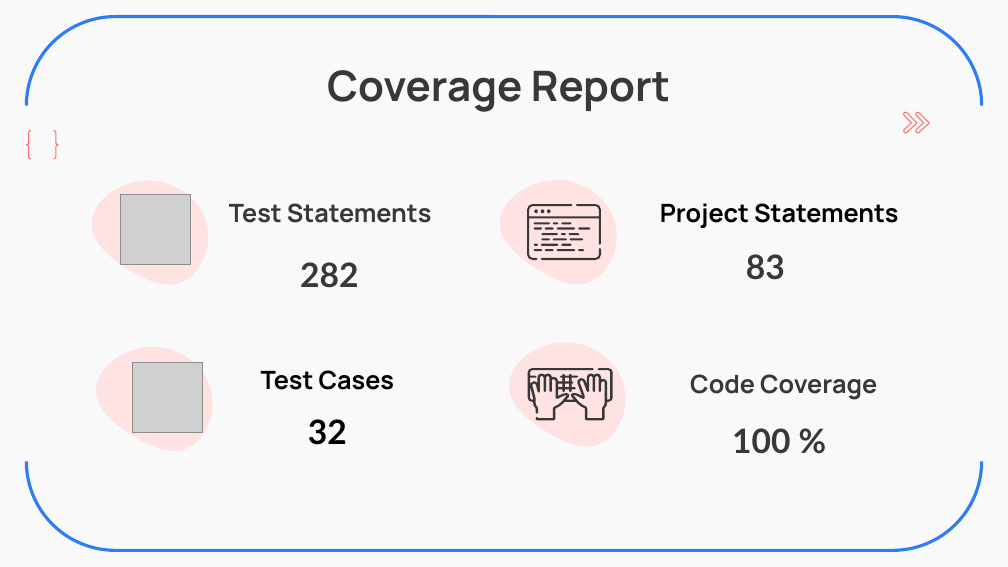
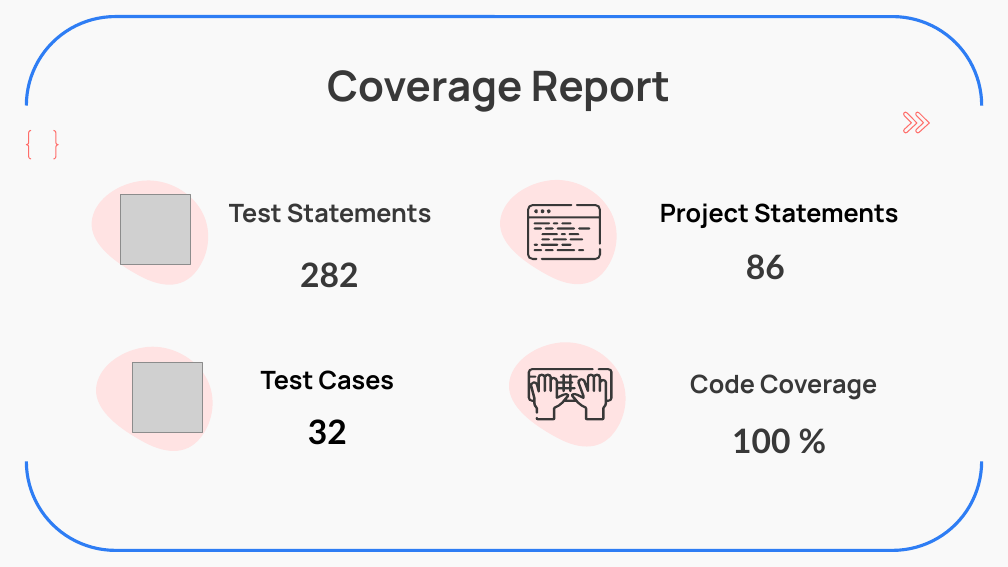
Before and after one commit to ZavierHuang/RESTFUL-API-DESIGN, a slide deck: slide 16 of 黃昱叡_SW2_Backend_Practice.pptx. Drawn at 1008x567 pixels with LibreOffice and Linux fonts; fonts in the diff are those of the drawing; grey boxes stand for pictures. Boxes give left, top, right and bottom in pixels: in the first picture for what was removed or moved away, otherwise in the second. Text is boxed around its words. In the diff, an @@ line names an element or a change of style, - is before the commit and + after.

```diff
--- a/黃昱叡_SW2_Backend_Practice.pptx
+++ b/黃昱叡_SW2_Backend_Practice.pptx
@@ subtitle at (746, 254, 785, 280): text changed @@
-83
+86
```
Also in this commit, not shown: 14 other slides changed, 3 other files.
